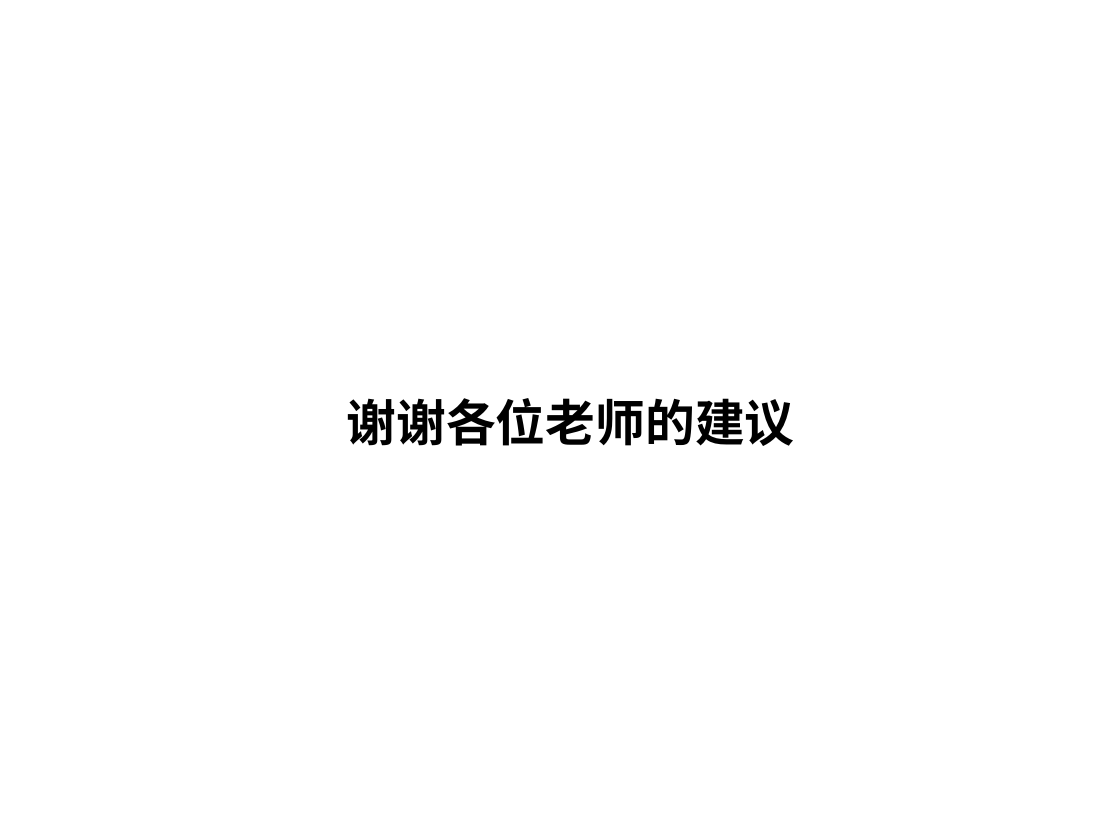
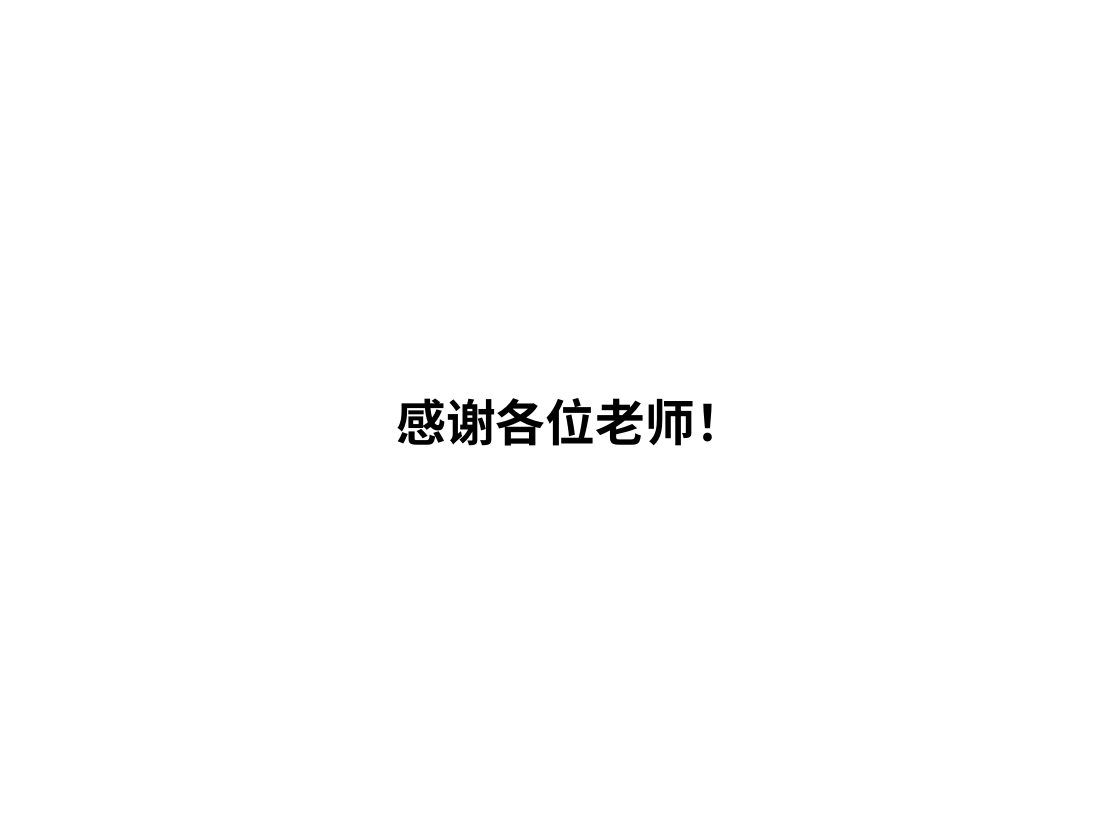
Before and after one commit to pDeathlok/GraduationDesign, a slide deck: slide 47 of 毕业设计_word/最终/恶意域名检测技术研究_答辩.pptx (slide 24 before the commit). Drawn at 1120x840 pixels with LibreOffice and Linux fonts; fonts in the diff are those of the drawing; background and template pictures are left out. Boxes give left, top, right and bottom in pixels: in the first picture for what was removed or moved away, otherwise in the second. Text is boxed around its words. In the diff, an @@ line names an element or a change of style, - is before the commit and + after.

```diff
--- a/毕业设计_word/最终/恶意域名检测技术研究_答辩.pptx
+++ b/毕业设计_word/最终/恶意域名检测技术研究_答辩.pptx
@@ title at [396, 398, 745, 446]: text changed @@
-谢谢各位老师的建议
+感谢各位老师！
```
Also in this commit, not shown: 4 other slides changed, 38 slides added, 15 slides removed, 3 other files.
